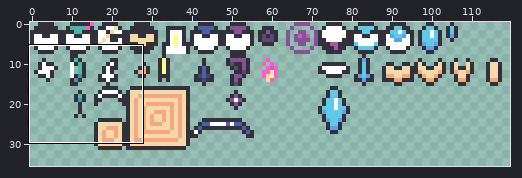
Pixel-art file -- Assets/Entities/enemies.aseprite. Above, an overview of the earlier version with the close-up marked.
Close-up. Old version:
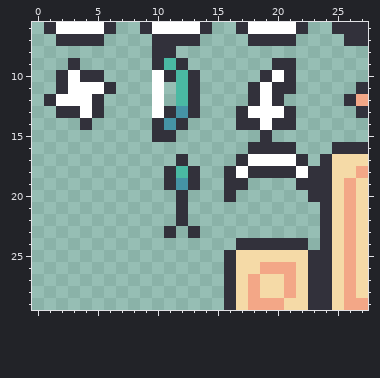
120x40 pixels, 1 frame. Shown: x 0..27, y 6..29. The wide view leaves out empty margins.
The result:
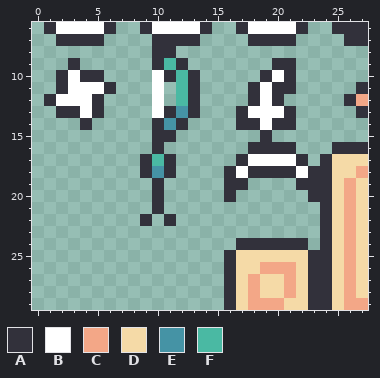
Palette (. is transparent): A #32313b  B #ffffff  C #f3a787  D #f5daa7  E #4593a5  F #4ab9a3
The exact change:
Changed rows in their new state; - is an unchanged pixel.
first column x 9:
16 -A---
17 AFA.-
18 AE-..
19 -A...
20 -A-.-
21 -A-.-
22 A-A.-
23 --.-.
Changed places in both close-ups, as pixel boxes (x1, y1, x2, y2):
changed: (140, 142, 200, 238)
